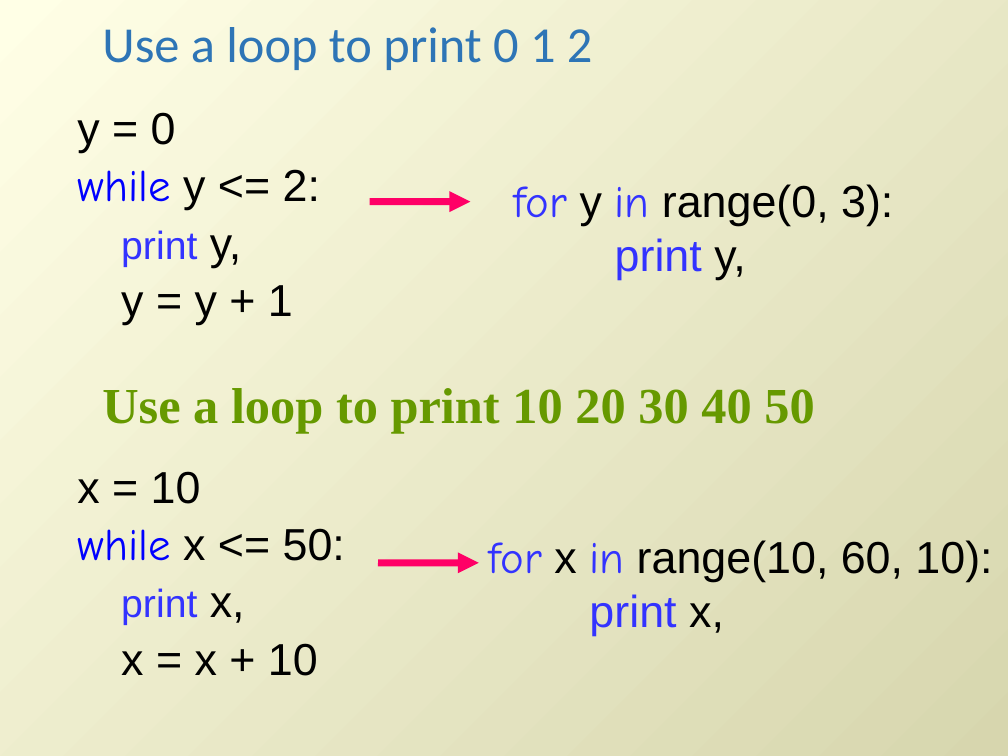
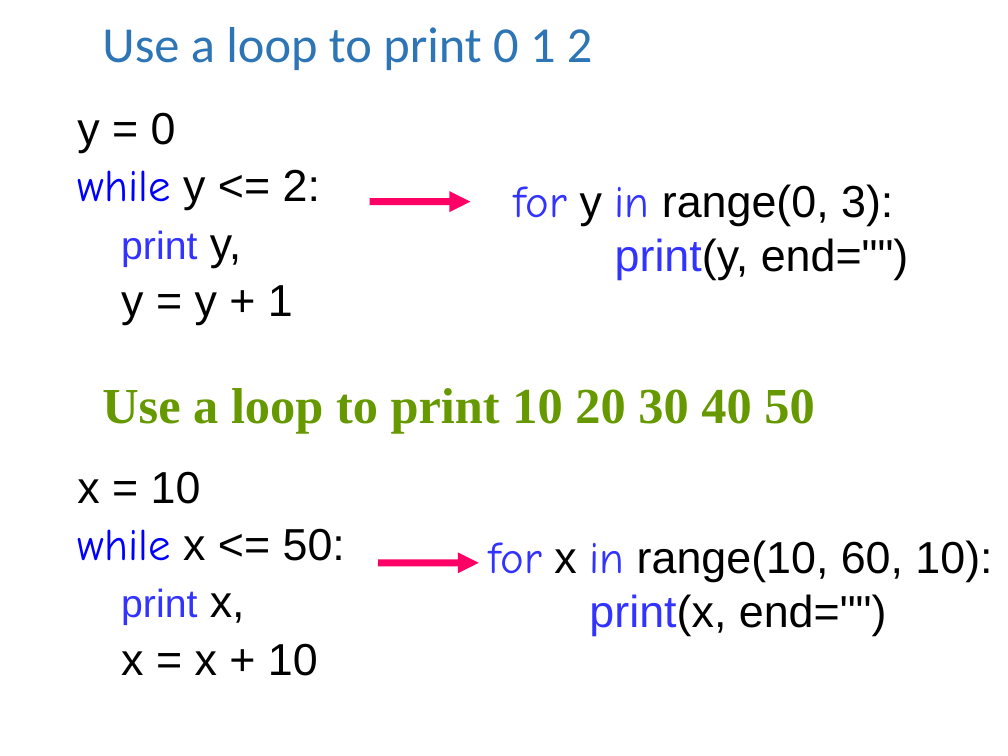
Before and after one commit to lgtateos/gis540, a slide deck: slide 31 of slides/looping2.pptx. Drawn at 1008x756 pixels with LibreOffice and Linux fonts; fonts in the diff are those of the drawing. Boxes give left, top, right and bottom in pixels: in the first picture for what was removed or moved away, otherwise in the second. Text is boxed around its words. In the diff, an @@ line names an element or a change of style, - is before the commit and + after.

```diff
--- a/slides/looping2.pptx
+++ b/slides/looping2.pptx
@@ background gradient #FFFFE6 to #D7D6AE to #FFFFFF @@
@@ text at (x1=615, y1=238, x2=909, y2=280): text changed; text colour #3333FF to #000000 @@
-print y,
+print(y, end="")
@@ text at (x1=589, y1=594, x2=887, y2=636): text changed; text colour #3333FF to #000000 @@
-print x,
+print(x, end="")
```
Also in this commit, not shown: 35 other slides changed.
